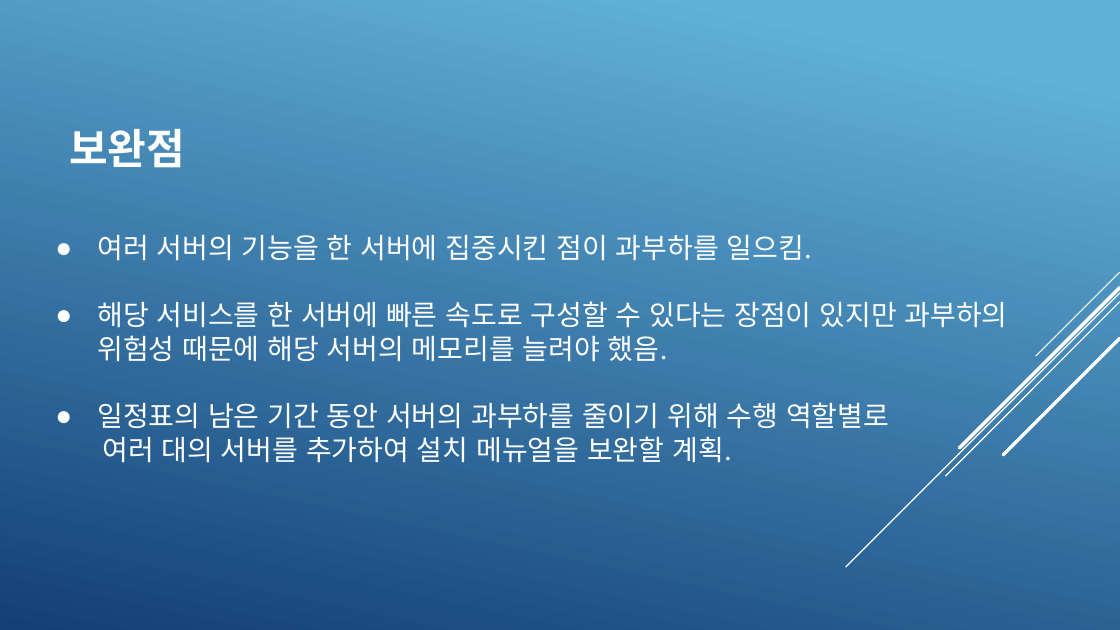
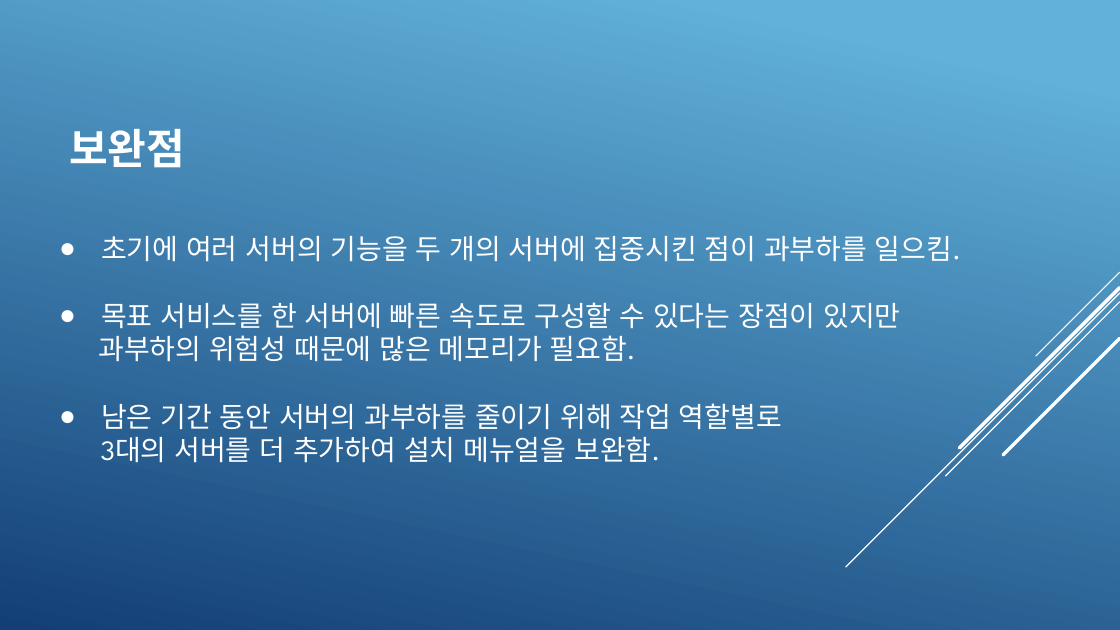
Before and after one commit to KimJeongHoon190/First_Project, a slide deck: slide 16 of 제출자료/최종 발표 프레젠테이션(김정훈).pptx (slide 15 before the commit). Drawn at 1120x630 pixels with LibreOffice and Linux fonts; fonts in the diff are those of the drawing. Boxes give left, top, right and bottom in pixels: in the first picture for what was removed or moved away, otherwise in the second. Text is boxed around its words. In the diff, an @@ line names an element or a change of style, - is before the commit and + after.

```diff
--- a/제출자료/최종 발표 프레젠테이션(김정훈).pptx
+++ b/제출자료/최종 발표 프레젠테이션(김정훈).pptx
@@ text at bbox=[98, 236, 961, 463]: text changed @@
-● 여러 서버의 기능을 한 서버에 집중시킨 점이 과부하를 일으킴.
-● 해당 서비스를 한 서버에 빠른 속도로 구성할 수 있다는 장점이 있지만 과부하의 위험성 때문에 해당 서버의 메모리를 늘려야 했음.
-● 일정표의 남은 기간 동안 서버의 과부하를 줄이기 위해 수행 역할별로
-여러 대의 서버를 추가하여 설치 메뉴얼을 보완할 계획.
+● 초기에 여러 서버의 기능을 두 개의 서버에 집중시킨 점이 과부하를 일으킴.
+● 목표 서비스를 한 서버에 빠른 속도로 구성할 수 있다는 장점이 있지만
+과부하의 위험성 때문에 많은 메모리가 필요함.
+● 남은 기간 동안 서버의 과부하를 줄이기 위해 작업 역할별로
+3대의 서버를 더 추가하여 설치 메뉴얼을 보완함.
```
Also in this commit, not shown: 8 other slides changed, 1 slide added, 1 other file.
